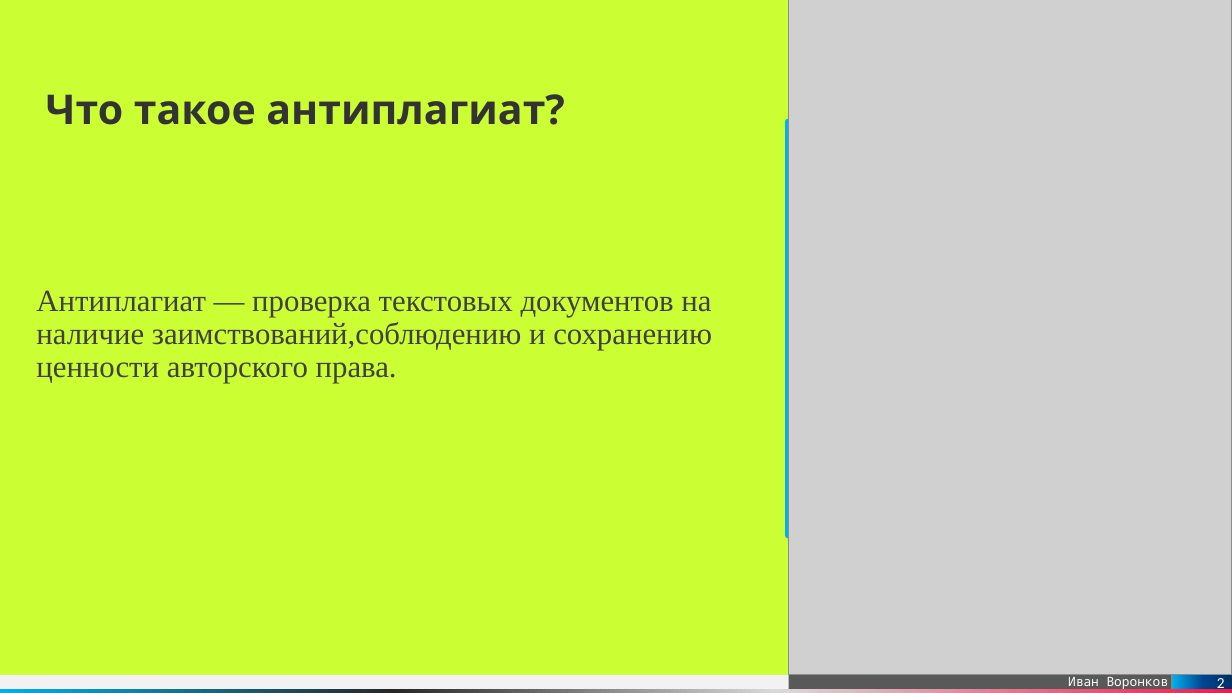
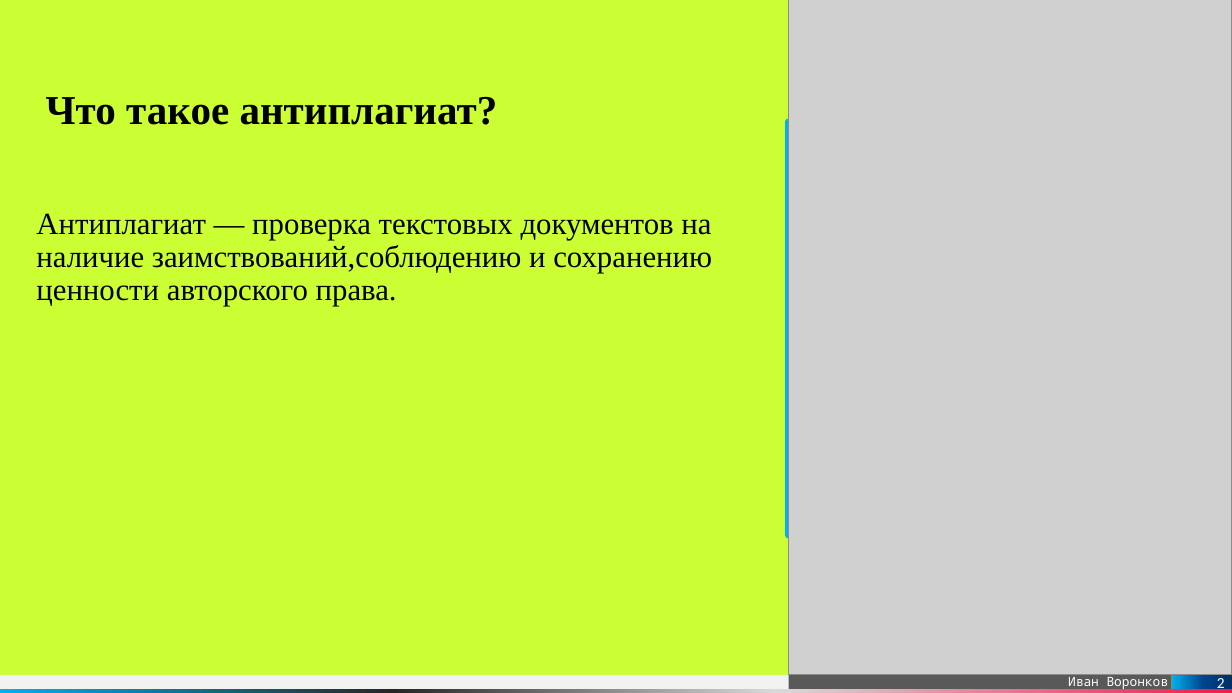
Before and after one commit to NurzhanKalniyazov/anti, a slide deck: slide 2 of Антиплагиат.pptx. Drawn at 1232x693 pixels with LibreOffice and Linux fonts; fonts in the diff are those of the drawing; grey boxes stand for pictures. Boxes give left, top, right and bottom in pixels: in the first picture for what was removed or moved away, otherwise in the second. Text is boxed around its words. In the diff, an @@ line names an element or a change of style, - is before the commit and + after.

```diff
--- a/Антиплагиат.pptx
+++ b/Антиплагиат.pptx
@@ title "Что такое антиплагиат?" at [46,96,498,125]: font Open Sans to Times New Roman, text colour #333333 to #000000 @@
@@ text "Антиплагиат — проверка текстовых документов ...": place and size @@
-text "Антиплагиат — проверка текстовых документов ..." at [36,290,712,383]
+text "Антиплагиат — проверка текстовых документов ..." at [36,213,712,307]
@@ text "Антиплагиат — проверка текстовых документов ..." at [36,213,712,307]: text colour #404040 to #000000 @@
```
Also in this commit, not shown: 16 other slides changed, 5 other files.
